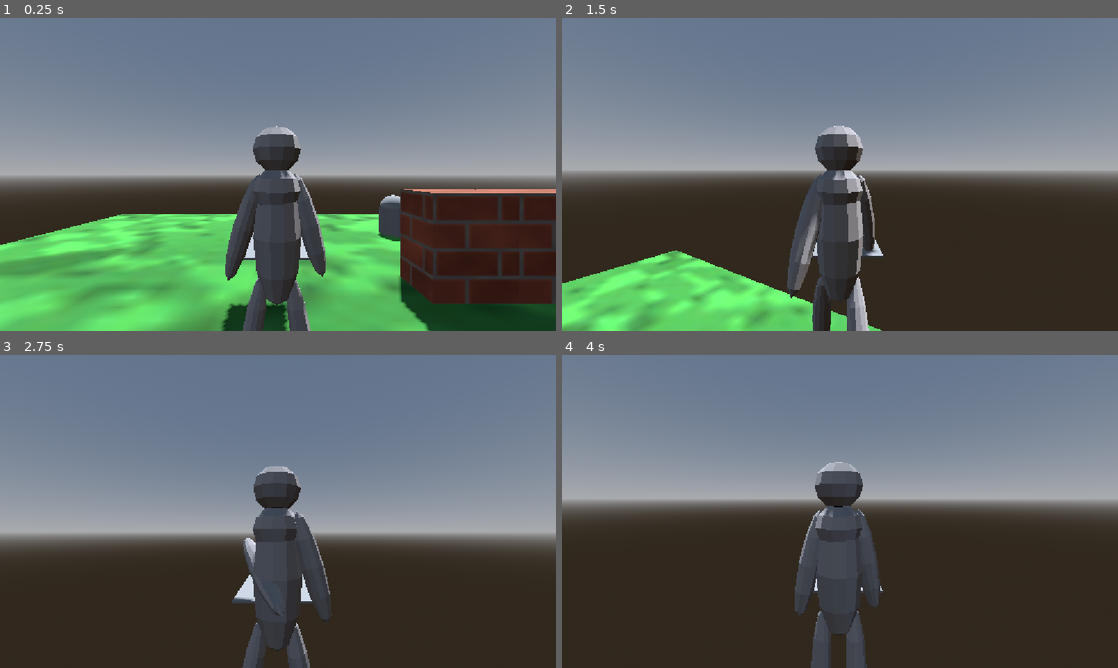
Above: before the commit, frames 1-4 (two rows, left to right).
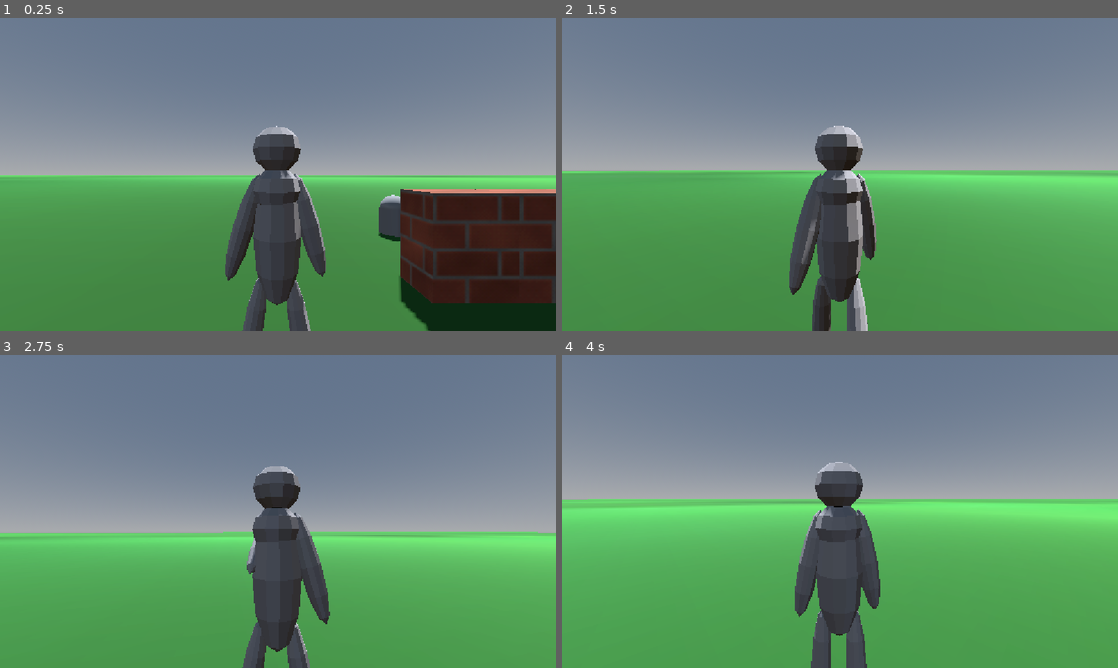
Above: after the commit, the same moments.

Repository: AttilaB-7299/3d-game
Game: Godot game, scene res://Scenes/world.tscn
The game is run twice, just before and just after one commit, with the same random seed, the same clock (stepped at 60 frames per second) and the same inputs.
Inputs (mouse positions are in pixels of both pictures, inside the frame that each line leads up to):
- Up to frame 1 (0.25 s): no input
- Up to frame 2 (1.5 s): tap Enter at 0.5 s; move the mouse to (867, 174) at 0.52 s; hold Shift (sprint) 0.53-1.28 s; hold W (move forward) from 0.53 s (still down); click (867, 174) at 0.6 s; tap Space (jump) at 0.77, 1.07 s; move the mouse to (812, 174) at 1.27 s; tap Shift (sprint) at 1.35 s
- Up to frame 3 (2.75 s): keep holding W (move forward); tap Space (jump) at 1.52, 1.55, 1.82, 2.1 s; move the mouse to (289, 505) at 2.02 s; click (289, 505) at 2.3 s
- Up to frame 4 (4 s): keep holding W (move forward); move the mouse to (834, 517) at 2.77 s; click (834, 517) at 2.85 s; tap Space (jump) at 3.02, 3.32, 3.77, 3.8 s; tap Shift (sprint) at 3.05 s; move the mouse to (878, 514) at 3.52 s; hold Shift (sprint) from 3.53 s (still down)

The runs differ from the first frame. In frame 1, 30% of the frame differs, in the area x 0-100%, y 50-100%; in frame 2, 46%; in frame 3, 39%; in frame 4, 48%, in the area x 0-100%, y 46-100%.

Commit message:
changed anims, made world huge, updated input system

Diff:
--- a/Models/Player/Player.tscn
+++ b/Models/Player/Player.tscn
@@ -2,15 +2,12 @@
 
 [ext_resource type="Script" uid="uid://bwhlp01lh32cj" path="res://Models/Player/player.gd" id="1_s0eop"]
 [ext_resource type="PackedScene" uid="uid://68swgx1edd4w" path="res://Scenes/killzone.tscn" id="2_xd66b"]
-[ext_resource type="PackedScene" uid="uid://cfm47xxudptk3" path="res://Models/Player/character.gltf" id="4_ijhft"]
+[ext_resource type="PackedScene" uid="uid://bpqp0tjps22a" path="res://Models/Player/character.gltf" id="4_ijhft"]
 [ext_resource type="Script" uid="uid://i5md25ocnwgk" path="res://Scripts/camera_3d.gd" id="4_ude3g"]
 [ext_resource type="Script" uid="uid://pdpy5pvns4i1" path="res://Scripts/player_modeled.gd" id="5_5m70n"]
 
 [sub_resource type="BoxShape3D" id="BoxShape3D_8qdug"]
 size = Vector3(1, 2.5044632, 1.6826134)
-
-[sub_resource type="BoxMesh" id="BoxMesh_2k3eg"]
-size = Vector3(1, 1, 1.8622437)
 
 [sub_resource type="BoxShape3D" id="BoxShape3D_2k3eg"]
 size = Vector3(0.50805664, 0.75878906, 0.38476563)
@@ -25,10 +22,6 @@
 [node name="CollisionShape3D" type="CollisionShape3D" parent="attackBox" unique_id=517869495]
 transform = Transform3D(1, 0, 0, 0, 1, 0, 0, 0, 1.1538256, 0, 1.3418617, -1.1168976)
 shape = SubResource("BoxShape3D_8qdug")
-
-[node name="MeshInstance3D" type="MeshInstance3D" parent="attackBox/CollisionShape3D" unique_id=565220546]
-transform = Transform3D(1, 0, 0, 0, 0.022758901, 0, 0, 0, 0.91042614, 0, 0, 0.011974931)
-mesh = SubResource("BoxMesh_2k3eg")
 
 [node name="CollisionShape3D" type="CollisionShape3D" parent="." unique_id=192644074]
 transform = Transform3D(1, 0, 0, 0, 3.6267688, 0, 0, 0, 1, -0.011108398, 1.342735, -0.010528594)
@@ -45,5 +38,7 @@
 transform = Transform3D(1, 0, 0, 0, 1, 0, 0, 0, 1, 0, 0.82348347, 0.9941026)
 script = ExtResource("4_ude3g")
 
-[node name="blockbench_export" parent="." unique_id=1563093154 instance=ExtResource("4_ijhft")]
+[node name="blockbench_export" parent="." unique_id=112132658 instance=ExtResource("4_ijhft")]
 script = ExtResource("5_5m70n")
+
+[node name="MeshInstance3D" type="MeshInstance3D" parent="." unique_id=1356887472]
--- a/Models/Player/player.gd
+++ b/Models/Player/player.gd
@@ -2,10 +2,12 @@
 class_name Player
 const MAX_HEALTH = 5
 const SPEED = 5.0
-const JUMP_VELOCITY = 4.5
+const JUMP_VELOCITY = 5.5
+const GRAV_MULTIPLIER = 1.5
 var moving = false
 var hitting = false
 var attack_count = 0
+var running = false
 @onready var pivot: Node3D = $cameraOrigin
 @onready var blockbench_export: Node3D = $blockbench_export
 @onready var attack_box: Area3D = $attackBox
@@ -35,71 +37,55 @@
 		pivot.rotate_x(deg_to_rad(-event.relative.y * sens))
 		pivot.rotation.x = clamp(pivot.rotation.x, deg_to_rad(-90), deg_to_rad(45))
 func _physics_process(delta: float) -> void:
-	# Add the gravity.
-	if not is_on_floor():
-		velocity += get_gravity() * delta
-	# Handle Sprint
-	if Input.is_action_just_pressed("attack"):
-		attack()
-	if Input.is_action_pressed("sprint") and is_on_floor():
-		sprintSpeed = 1.75
-		blockbench_export._playAnim("run")
-	if Input.is_action_just_released("sprint"):
-		if (moving):
-			blockbench_export._playAnim("walk")
-		else:
-			blockbench_export._playAnim("default")
-		sprintSpeed = 1
-
-	# Handle jump.
-	if Input.is_action_just_pressed("jump") and (is_on_floor() || jumps < 3):
-		jumps += 1
-		if is_on_floor():
-			jumps = 0
-		velocity.y = JUMP_VELOCITY
-
+	gravity(delta)
+	handleAttack()
+	handleMovement()
+	handleJump()
 	if Input.is_action_just_pressed("quit"):
 		get_tree().quit()
-
 	# Get the input direction and handle the movement/deceleration.
-	var input_dir := Input.get_vector("move left", "move right", "move forward", "move back")
-	var direction := (transform.basis * Vector3(input_dir.x, 0, input_dir.y)).normalized()
-	if direction:
-		moving = true
-		if (!hitting):
-			blockbench_export._playAnim("walk")
-		velocity.x = direction.x * SPEED * sprintSpeed
-		velocity.z = direction.z * SPEED * sprintSpeed
-	else:
-		moving = false
-		velocity.x = move_toward(velocity.x, 0, SPEED)
-		velocity.z = move_toward(velocity.z, 0, SPEED)
+	#var input_dir := Input.get_vector("move left", "move right", "move forward", "move back")
+	#var direction := (transform.basis * Vector3(input_dir.x, 0, input_dir.y)).normalized()
+	#if direction:
+		#moving = true
+		#if (!hitting && !running):
+			#blockbench_export._playAnim("walk")
+		#velocity.x = direction.x * SPEED * sprintSpeed
+		#velocity.z = direction.z * SPEED * sprintSpeed
+	#else:
+		#moving = false
+		#velocity.x = move_toward(velocity.x, 0, SPEED)
+		#velocity.z = move_toward(velocity.z, 0, SPEED)
 
 	move_and_slide()
-func attack():
-	if hitting:
-		return
-	hitting = true
-	var attack = attack_box as Killzone
-	blockbench_export._playAnim("attack")
-	#should be the duration of anim
-	await get_tree().create_timer(0.5).timeout
-	print("ENABLE ATTACK")
-	attack._hitboxEnable()
-	if (attack_count < 3):
-		attack_count += 1
-	else:
-		attack_count = 0
-		attack_count += 1
-	print ("done ",  attack_count, " attacks")
-	await get_tree().create_timer(0.1).timeout
-	print("DISABLE ATTACK")
-	attack._hitboxDisable()
-	hitting = false
-	await get_tree().create_timer(0.05).timeout
-	fixAnim()
-	#if (!moving and !hitting):
-		#blockbench_export._playAnim("default")
+
+func gravity(delta: float):
+	if not is_on_floor():
+		velocity += get_gravity() * delta * GRAV_MULTIPLIER
+func handleAttack():
+	if Input.is_action_just_pressed("attack"):
+		if hitting:
+			return
+		hitting = true
+		var attack = attack_box as Killzone
+		blockbench_export._playAnim("attack")
+		#should be the duration of anim
+		await get_tree().create_timer(0.5).timeout
+		print("ENABLE ATTACK")
+		attack._hitboxEnable()
+		#if (time_since_last_hit < 1.0):
+		if (attack_count < 3):
+			attack_count += 1
+		else:
+			attack_count = 0
+			attack_count += 1
+		print ("done ",  attack_count, " attacks")
+		await get_tree().create_timer(0.1).timeout
+		print("DISABLE ATTACK")
+		attack._hitboxDisable()
+		hitting = false
+		await get_tree().create_timer(0.05).timeout
+		fixAnim()
 func fixAnim():
 	if hitting:
 		pass
@@ -108,3 +94,37 @@
 		pass
 	elif (!moving and !hitting):
 		blockbench_export._playAnim("default")
+func handleJump():
+	if Input.is_action_just_pressed("jump") and (is_on_floor() || jumps < 3):
+		jumps += 1
+		if is_on_floor():
+			jumps = 0
+		velocity.y = JUMP_VELOCITY
+func handleMovement():
+	var input_dir := Input.get_vector("move left", "move right", "move forward", "move back")
+	var direction := (transform.basis * Vector3(input_dir.x, 0, input_dir.y)).normalized()
+	if (!input_dir):
+		blockbench_export._stopAnim()
+	if direction:
+		moving = true
+		if (!hitting && !running):
+			blockbench_export._playAnim("walk")
+		elif (running):
+			blockbench_export._playAnim("run")
+		velocity.x = direction.x * SPEED * sprintSpeed
+		velocity.z = direction.z * SPEED * sprintSpeed
+	else:
+		moving = false
+		velocity.x = move_toward(velocity.x, 0, SPEED)
+		velocity.z = move_toward(velocity.z, 0, SPEED)
+	if Input.is_action_pressed("sprint") and is_on_floor():
+		running = true
+		sprintSpeed = 1.75
+		#blockbench_export._playAnim("run")
+	if Input.is_action_just_released("sprint"):
+		running = false
+		if (moving):
+			blockbench_export._playAnim("walk")
+		else:
+			blockbench_export._playAnim("default")
+		sprintSpeed = 1
--- a/Scenes/world.tscn
+++ b/Scenes/world.tscn
@@ -11,6 +11,7 @@
 size = Vector3(9.649048, 5.4746094, 46.419464)
 
 [sub_resource type="BoxMesh" id="BoxMesh_2k3eg"]
+size = Vector3(218.70483, 1, 182.36551)
 
 [sub_resource type="StandardMaterial3D" id="StandardMaterial3D_k7acu"]
 albedo_texture = ExtResource("3_fo5ed")
@@ -65,13 +66,14 @@
 [node name="WorldElements" type="Node" parent="." unique_id=163470596]
 
 [node name="Floor" type="MeshInstance3D" parent="WorldElements" unique_id=1068473924]
-transform = Transform3D(18.337536, 0, 0, 0, 1, 0, 0, 0, 19.718084, 0, 0, 0)
+transform = Transform3D(18.337536, 0, 0, 0, 1, 0, 0, 0, 19.718084, 988.48315, 0, -310.4115)
 mesh = SubResource("BoxMesh_2k3eg")
 surface_material_override/0 = SubResource("StandardMaterial3D_k7acu")
 
 [node name="StaticBody3D" type="StaticBody3D" parent="WorldElements/Floor" unique_id=7762314]
 
 [node name="CollisionShape3D" type="CollisionShape3D" parent="WorldElements/Floor/StaticBody3D" unique_id=940561558]
+transform = Transform3D(10, 0, 0, 0, 1, 0, 0, 0, 10, -53.9236, 0, 15.5872965)
 shape = SubResource("ConvexPolygonShape3D_5a7ea")
 
 [node name="WorldEnvironment" type="WorldEnvironment" parent="WorldElements" unique_id=735814649]
--- a/Scripts/player_modeled.gd
+++ b/Scripts/player_modeled.gd
@@ -2,7 +2,8 @@
 
 @onready var animation_player: AnimationPlayer = $AnimationPlayer
 @onready var player: Player = $".."
-
+func _stopAnim():
+	animation_player.stop()
 func _playAnim(anim_name: String):
 	var user = player as Player
 	var attack_count = user.attackAmount() +1
Not shown, changed: Models/Player/character.gltf
Not shown, changed: Models/Player/character.gltf.import
